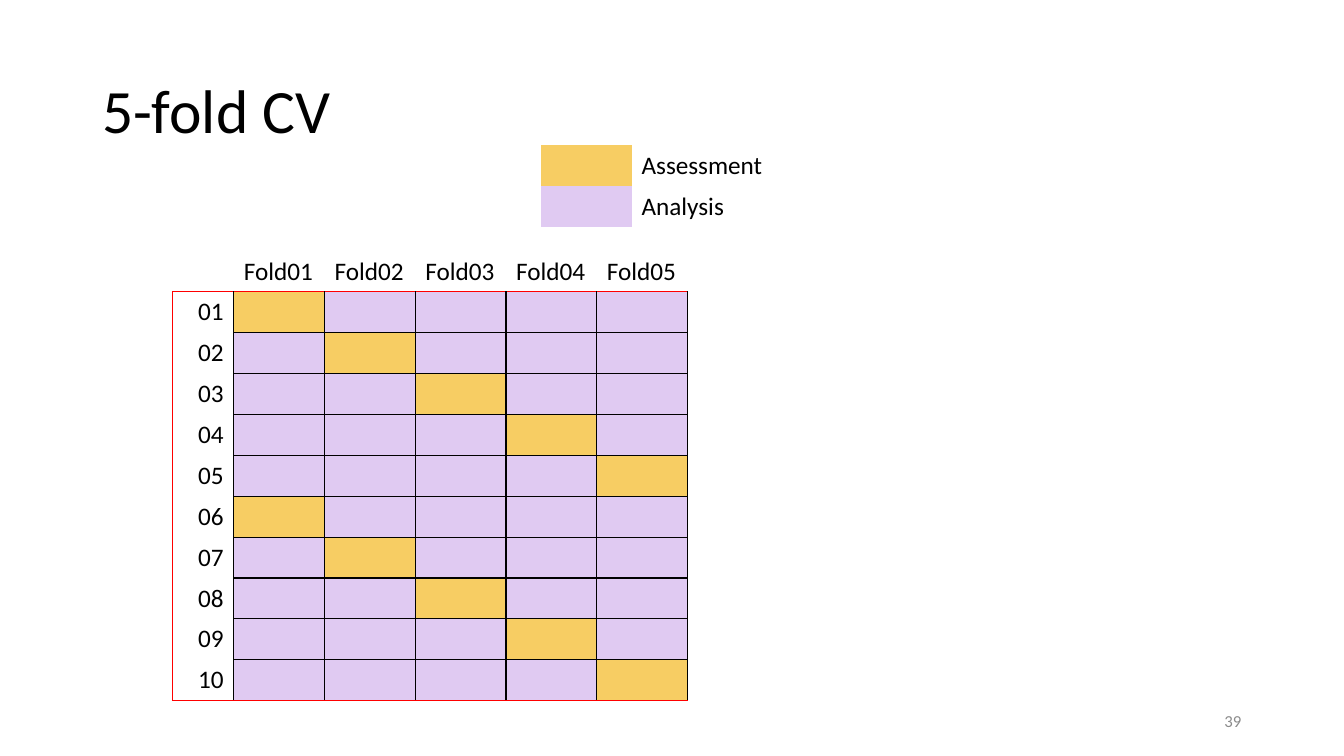
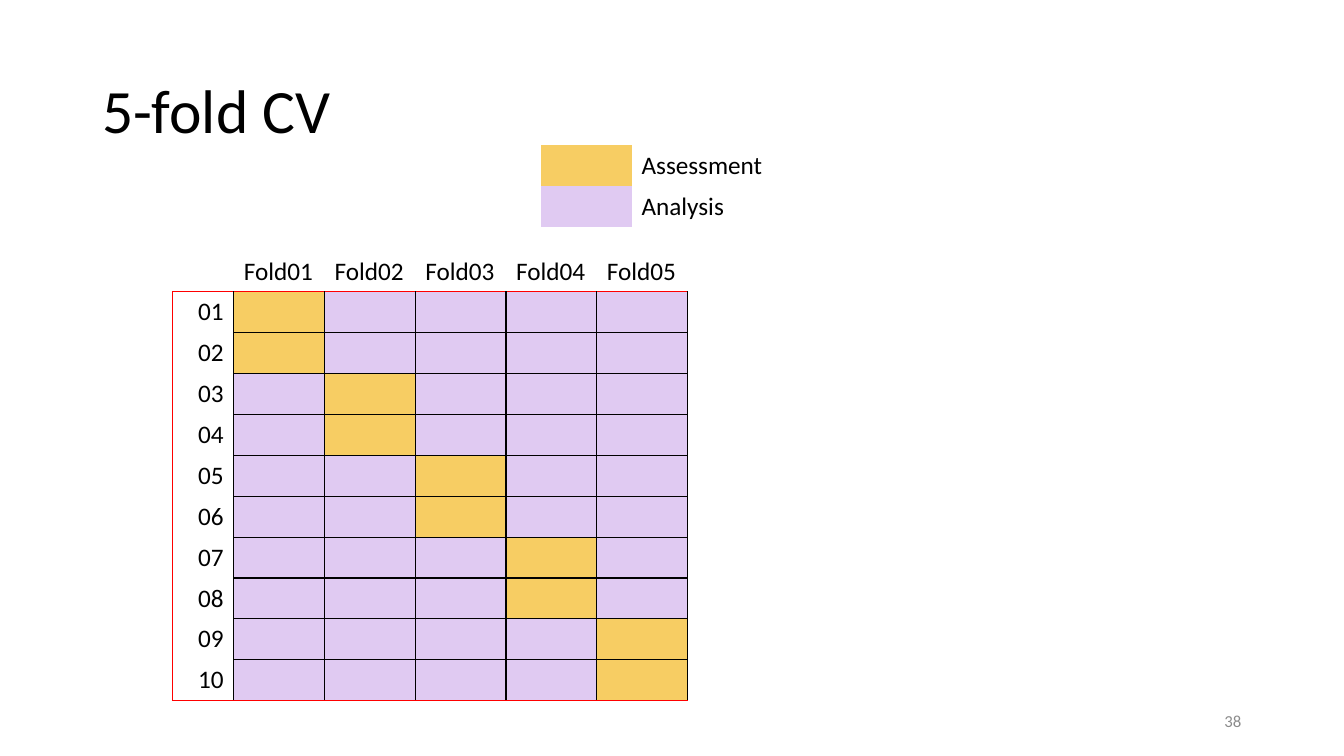
Before and after one commit to karlenaochoa/c4-ml-2020, a slide deck: slide 38 of slides/w2p1-bias-variance-resampling/w2p1.pptx (slide 39 before the commit). Drawn at 1344x756 pixels with LibreOffice and Linux fonts; fonts in the diff are those of the drawing. Boxes give left, top, right and bottom in pixels: in the first picture for what was removed or moved away, otherwise in the second. Text is boxed around its words. In the diff, an @@ line names an element or a change of style, - is before the commit and + after.

```diff
--- a/slides/w2p1-bias-variance-resampling/w2p1.pptx
+++ b/slides/w2p1-bias-variance-resampling/w2p1.pptx
@@ table at (x1=172, y1=251, x2=688, y2=701) @@
@@ fill #E0CAF2 to #F7CD63 in 8 cells @@
@@ fill #F7CD63 to #E0CAF2 in 8 cells @@
@@ page number at (x1=1224, y1=715, x2=1241, y2=727): text changed @@
-39
+38
```
Also in this commit, not shown: 26 other slides changed, 1 slide added, 3 slides removed.
